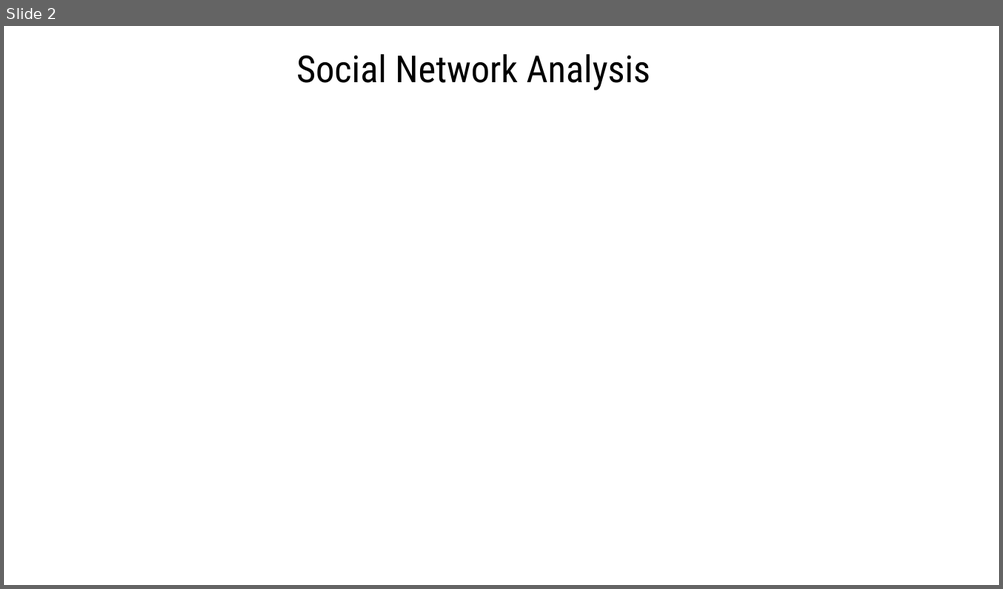
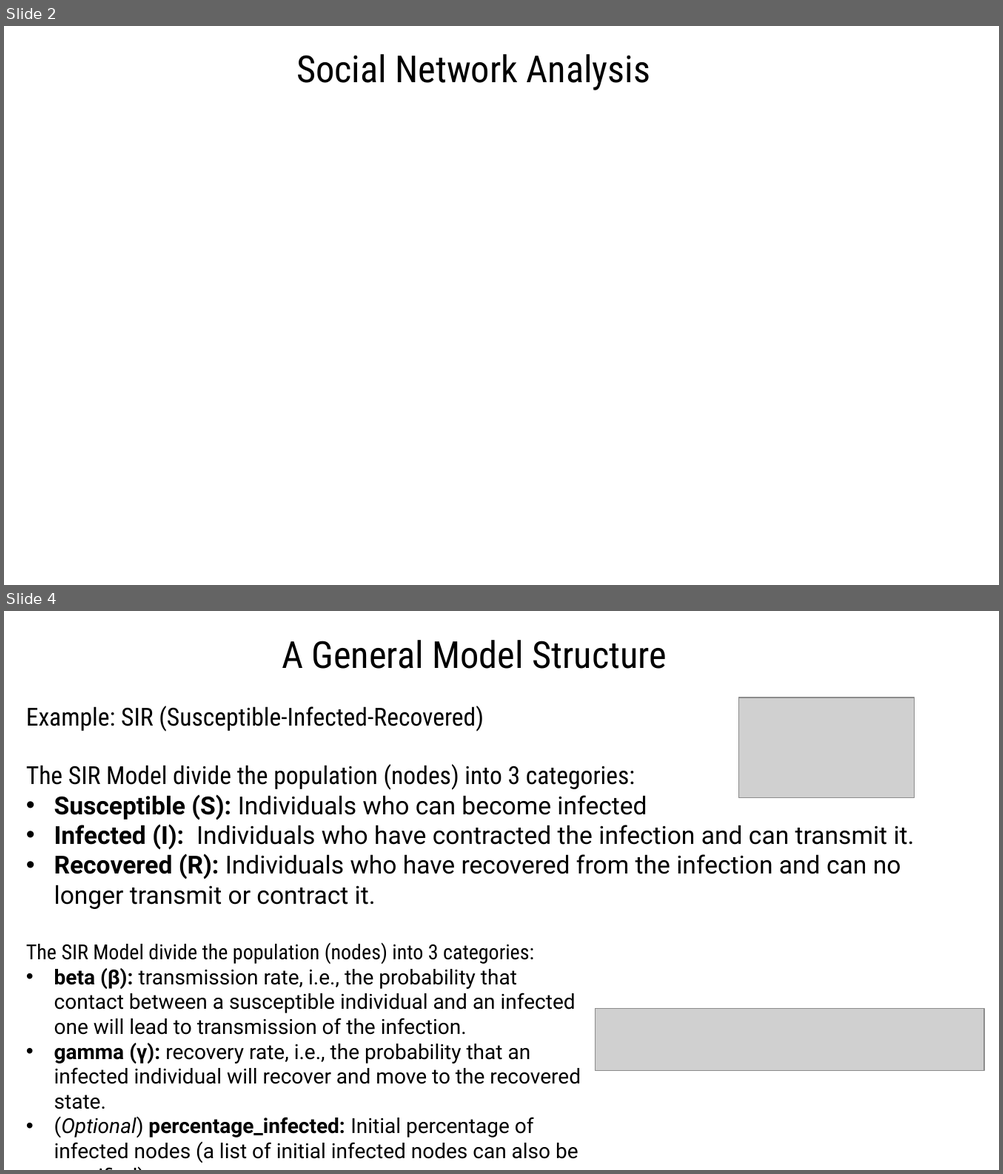
Before and after one commit to IvanComp/NDlib-Web-App, a slide deck: Theory/Theory.pptx. Shown one above the other, each under a label of ours: slide 2 before the commit, slides 2 and 4 after it; the slides between them are not shown. The pictures are 1003x589 and 1003x1174 pixels, drawn with LibreOffice and Linux fonts; fonts in the diff are those of the drawing; grey boxes stand for pictures. Boxes give left, top, right and bottom in pixels: in the first picture for what was removed or moved away, otherwise in the second. Text is boxed around its words. In the diff, an @@ line names an element or a change of style, - is before the commit and + after.

```diff
--- a/Theory/Theory.pptx
+++ b/Theory/Theory.pptx
@@ slide 4 added at (4,611,999,1170), background #FFFFFF @@
@@ text added at (282,640,667,669), 36 pt, text #000000 @@
+A General Model Structure
@@ picture added at (739,698,914,797) @@
@@ text added at (26,706,484,732), 24 pt, text #000000 @@
+Example: SIR (Susceptible-Infected-Recovered)
@@ text added at (26,764,914,909), 24 pt, text #000000 @@
+The SIR Model divide the population (nodes) into 3 categories:
+• Susceptible (S): Individuals who can become infected
+• Infected (I): Individuals who have contracted the infection and can transmit it.
+• Recovered (R): Individuals who have recovered from the infection and can no longer transmit or contract it.
@@ text added at (26,943,580,1164), 20 pt, text #000000 @@
+The SIR Model divide the population (nodes) into 3 categories:
+• beta (β): transmission rate, i.e., the probability that contact between a susceptible individual and an infected one will lead to transmission of the infection.
+• gamma (γ): recovery rate, i.e., the probability that an infected individual will recover and move to the recovered state.
+• (Optional) percentage_infected: Initial percentage of infected nodes (a list of initial infected nodes can also be specified).
@@ picture added at (596,1008,984,1071) @@
```
Also in this commit, not shown: 1 slide changed, 1 other slide added, 5 other files.
